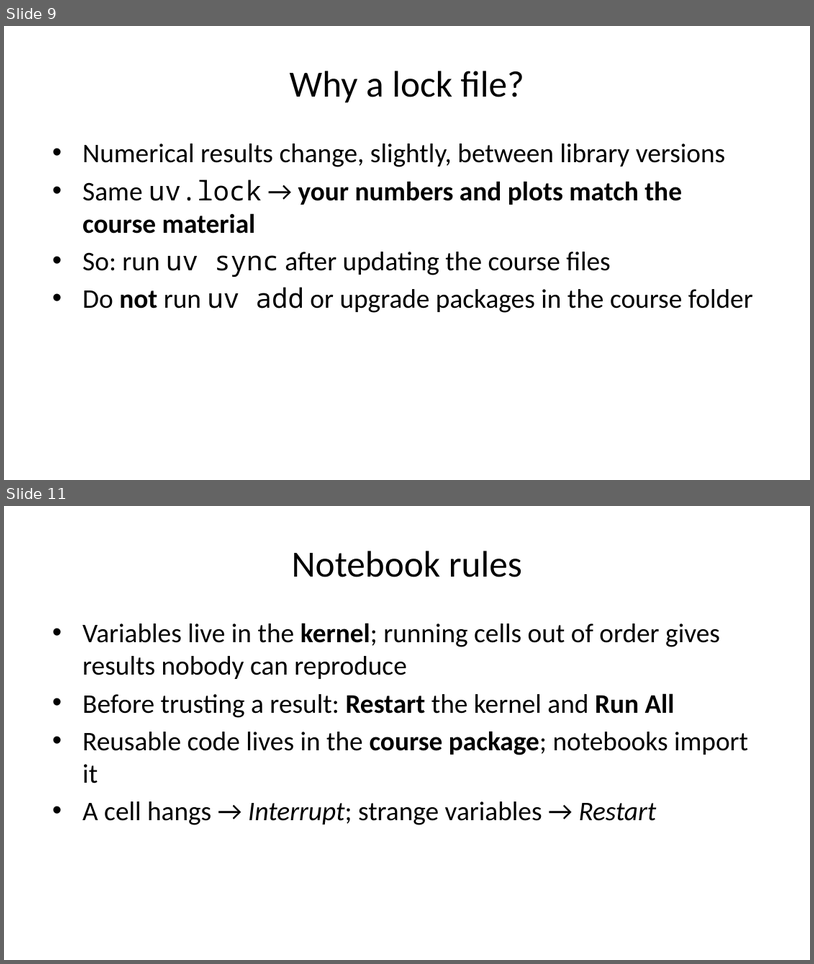
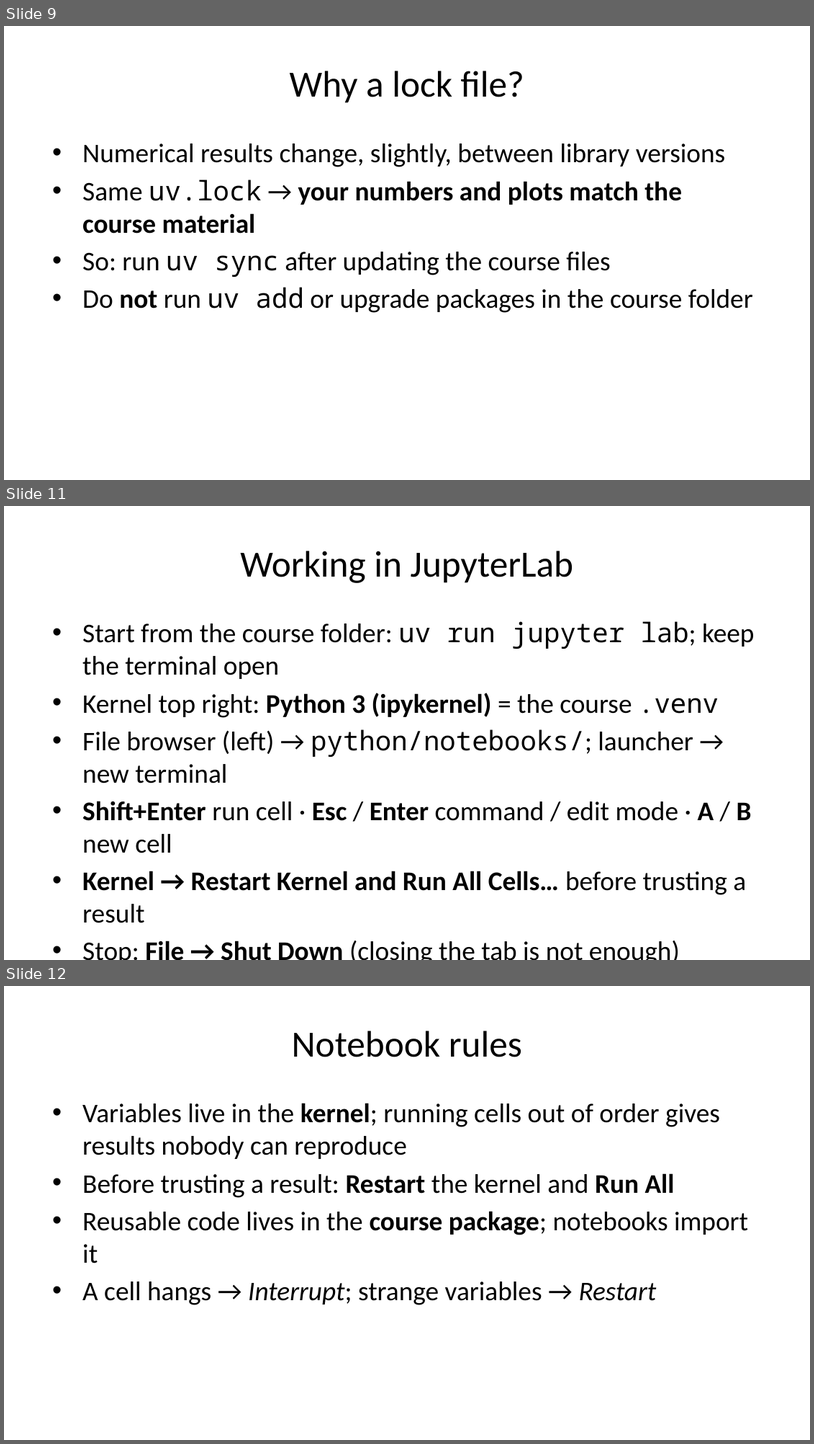
Before and after one commit to DSSchiera/energy-systems-modelica-python-course-participant, a slide deck: slides/session_00/session_00.pptx. Shown one above the other, each under a label of ours: slides 9 and 11 before the commit, slides 9, 11 and 12 after it; the slides between them are not shown. The pictures are 814x964 and 814x1444 pixels, drawn with LibreOffice and Linux fonts; fonts in the diff are those of the drawing. Boxes give left, top, right and bottom in pixels: in the first picture for what was removed or moved away, otherwise in the second. Text is boxed around its words. In the diff, an @@ line names an element or a change of style, - is before the commit and + after.

```diff
--- a/slides/session_00/session_00.pptx
+++ b/slides/session_00/session_00.pptx
@@ slide 11 added at [4, 506, 810, 960], background #FFFFFF @@
@@ title added at [240, 551, 574, 583], 33 pt, text #000000 @@
+Working in JupyterLab
@@ text added at [82, 621, 755, 923], 24 pt, text #000000 @@
+• Start from the course folder: uv run jupyter lab; keep the terminal open
+• Kernel top right: Python 3 (ipykernel) = the course .venv
+• File browser (left) → python/notebooks/; launcher → new terminal
+• Shift+Enter run cell · Esc / Enter command / edit mode · A / B new cell
+• Kernel → Restart Kernel and Run All Cells… before trusting a result
+• Stop: File → Shut Down (closing the tab is not enough)
@@ what was slide 11 is now slide 12 @@
```
Also in this commit, not shown: 5 slides changed, 22 other files.
